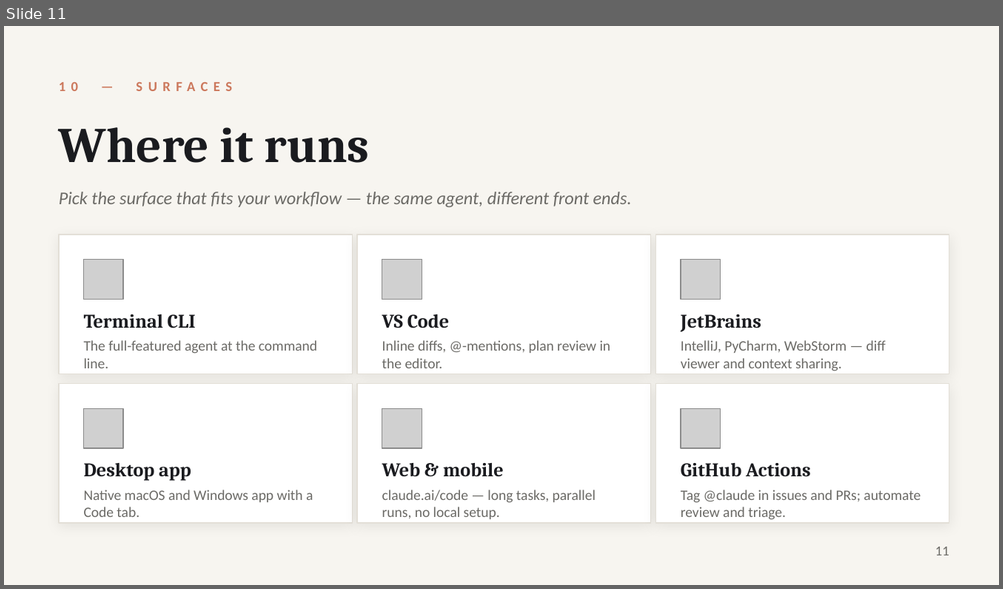
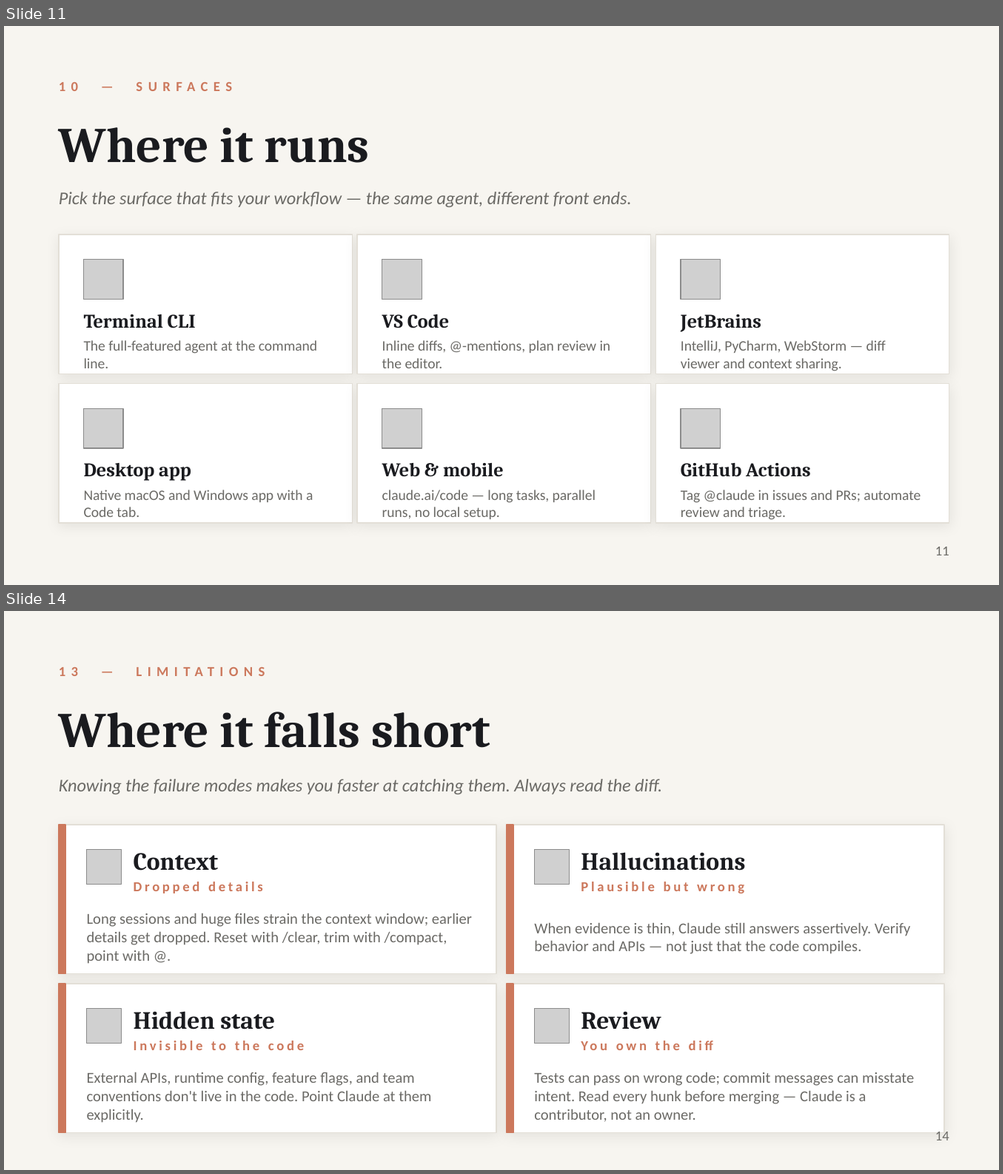
Before and after one commit to radrt/sap-presentation-claude, a slide deck: Claude_Code.pptx. Shown one above the other, each under a label of ours: slide 11 before the commit, slides 11 and 14 after it; the slides between them are not shown. The pictures are 1003x589 and 1003x1174 pixels, drawn with LibreOffice and Linux fonts; fonts in the diff are those of the drawing; grey boxes stand for pictures. Boxes give left, top, right and bottom in pixels: in the first picture for what was removed or moved away, otherwise in the second. Text is boxed around its words. In the diff, an @@ line names an element or a change of style, - is before the commit and + after.

```diff
--- a/Claude_Code.pptx
+++ b/Claude_Code.pptx
@@ slide 14 added at <box>4,611,999,1170</box>, background #F7F5F0 @@
@@ text added at <box>59,667,264,676</box>, 10 pt, text #CC785C, bold @@
+13 — LIMITATIONS
@@ text added at <box>59,712,490,748</box>, 36 pt, text #1A1B1F, bold @@
+Where it falls short
@@ text added at <box>59,779,662,795</box>, 13 pt, text #6B6A66, italic @@
+Knowing the failure modes makes you faster at catching them. Always read the diff.
@@ rectangle added at <box>59,825,496,974</box>, fill #FFFFFF, outline #E3DFD7 0.75 pt @@
@@ rectangle added at <box>59,825,65,974</box>, fill #CC785C, outline #CC785C 1 pt @@
@@ rectangle added at <box>506,825,944,974</box>, fill #FFFFFF, outline #E3DFD7 0.75 pt @@
@@ rectangle added at <box>506,825,513,974</box>, fill #CC785C, outline #CC785C 1 pt @@
@@ picture added at <box>87,850,122,885</box> @@
@@ text added at <box>134,853,219,871</box>, 18 pt, text #1A1B1F, bold @@
+Context
@@ picture added at <box>534,850,569,885</box> @@
@@ text added at <box>580,852,745,871</box>, 18 pt, text #1A1B1F, bold @@
+Hallucinations
@@ text added at <box>134,882,263,894</box>, 10 pt, text #CC785C, bold @@
+Dropped details
@@ text added at <box>580,882,744,894</box>, 10 pt, text #CC785C, bold @@
+Plausible but wrong
@@ text added at <box>87,914,472,964</box>, 11 pt, text #6B6A66 @@
+Long sessions and huge files strain the context window; earlier details get dropped. Reset with /clear, trim with /compact, point with @.
@@ text added at <box>534,923,910,954</box>, 11 pt, text #6B6A66 @@
+When evidence is thin, Claude still answers assertively. Verify behavior and APIs — not just that the code compiles.
@@ rectangle added at <box>59,984,496,1133</box>, fill #FFFFFF, outline #E3DFD7 0.75 pt @@
@@ rectangle added at <box>59,984,65,1133</box>, fill #CC785C, outline #CC785C 1 pt @@
@@ rectangle added at <box>506,984,944,1133</box>, fill #FFFFFF, outline #E3DFD7 0.75 pt @@
@@ rectangle added at <box>506,984,513,1133</box>, fill #CC785C, outline #CC785C 1 pt @@
@@ picture added at <box>87,1009,122,1044</box> @@
@@ picture added at <box>534,1009,569,1044</box> @@
@@ text added at <box>134,1011,275,1030</box>, 18 pt, text #1A1B1F, bold @@
+Hidden state
@@ text added at <box>580,1011,660,1030</box>, 18 pt, text #1A1B1F, bold @@
+Review
@@ text added at <box>134,1041,304,1051</box>, 10 pt, text #CC785C, bold @@
+Invisible to the code
@@ text added at <box>581,1034,929,1057</box>, 10 pt, text #CC785C, bold @@
+You own the diff
@@ text added at <box>87,1073,431,1123</box>, 11 pt, text #6B6A66 @@
+External APIs, runtime config, feature flags, and team conventions don't live in the code. Point Claude at them explicitly.
@@ text added at <box>534,1073,913,1122</box>, 11 pt, text #6B6A66 @@
+Tests can pass on wrong code; commit messages can misstate intent. Read every hunk before merging — Claude is a contributor, not an owner.
@@ text added at <box>935,1132,949,1141</box>, 10 pt, text #6B6A66 @@
+14
```
Also in this commit, not shown: 6 slides changed.
